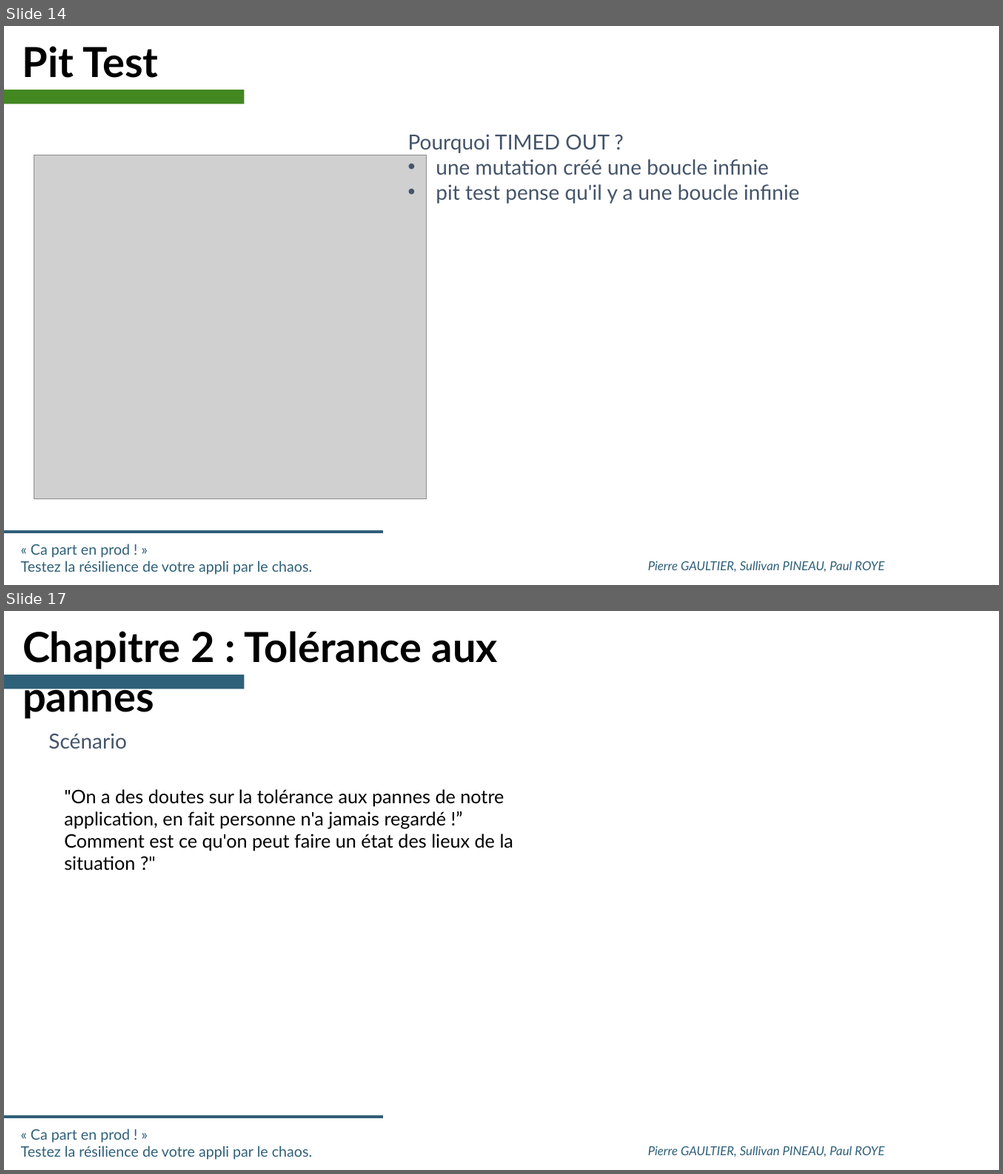
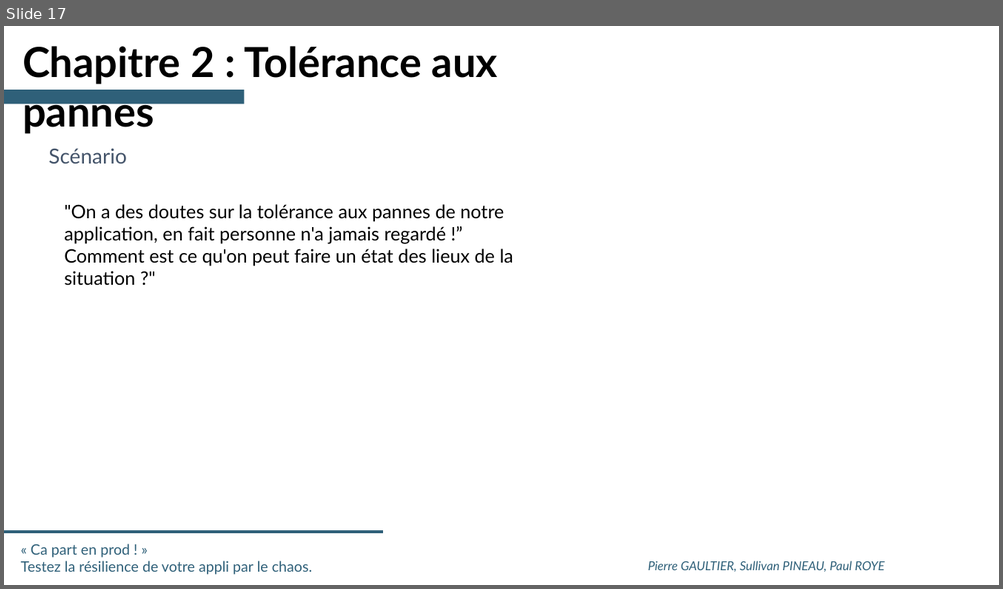
Before and after one commit to SII-Codelab-Chaos/Codelab-Chaos-TP, a slide deck: Hands-On -Chaos - SLIDES.pptx. Shown one above the other, each under a label of ours: slides 14 and 17 before the commit, slide 17 after it; the slides between them are not shown. The pictures are 1003x1174 and 1003x589 pixels, drawn with LibreOffice and Linux fonts; fonts in the diff are those of the drawing; grey boxes stand for pictures; background and template pictures are left out. Boxes give left, top, right and bottom in pixels: in the first picture for what was removed or moved away, otherwise in the second. Text is boxed around its words. In the diff, an @@ line names an element or a change of style, - is before the commit and + after.

Commit message:
update PPTX with screenshot

```diff
--- a/Hands-On -Chaos - SLIDES.pptx
+++ b/Hands-On -Chaos - SLIDES.pptx
@@ slide 14 removed at [4,26,999,585], background #FFFFFF; not listed: 3 template elements that a slide beside it also shows @@
@@ text removed at [22,46,158,78] @@
-Pit Test
@@ rectangle removed at [4,90,244,104] @@
@@ text removed at [408,134,799,204] @@
-Pourquoi TIMED OUT ?
-• une mutation créé une boucle infinie
-• pit test pense qu'il y a une boucle infinie
@@ picture removed at [34,155,427,499] @@
```
Also in this commit, not shown: 6 slides changed, 2 slides added, 1 other slide removed.
